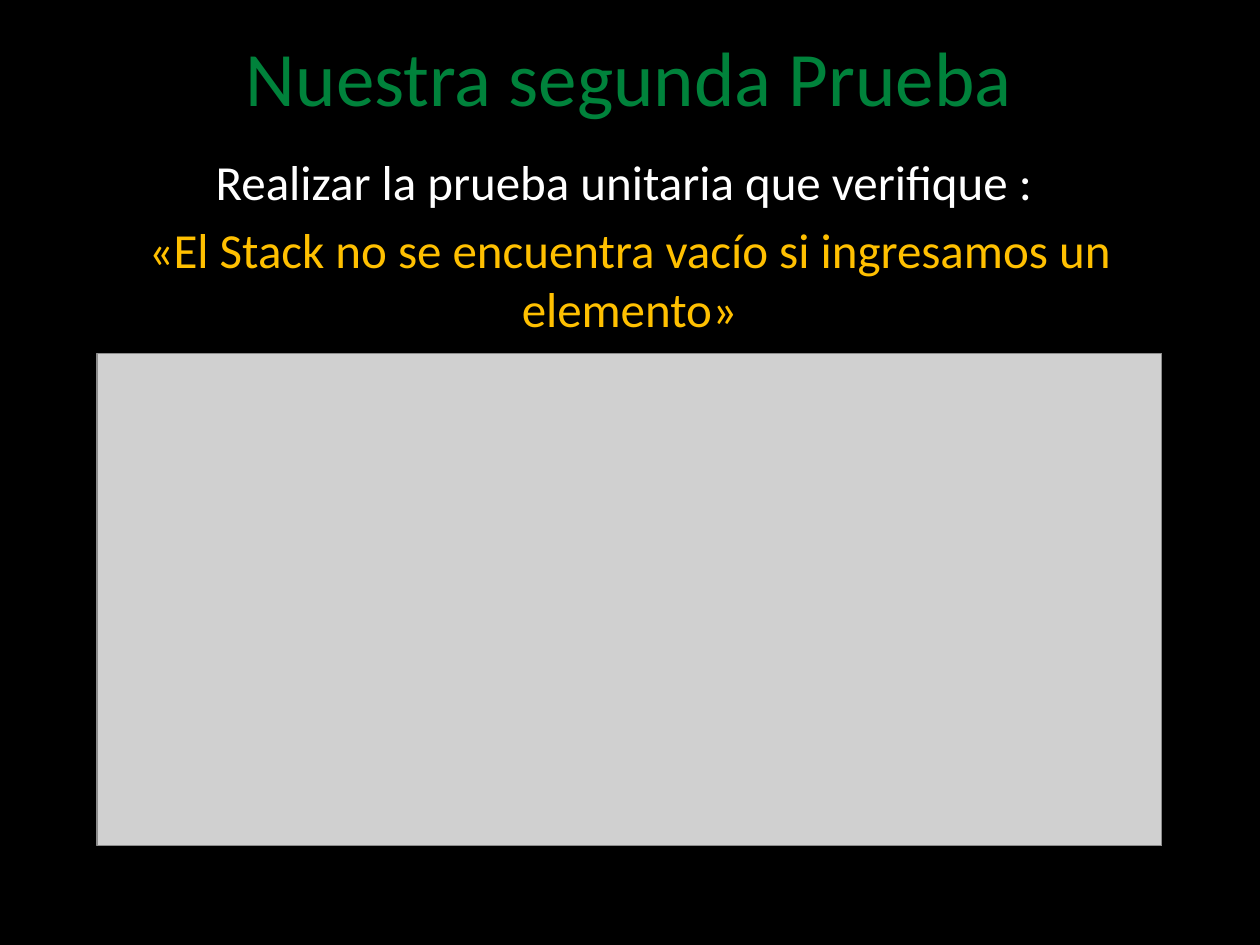
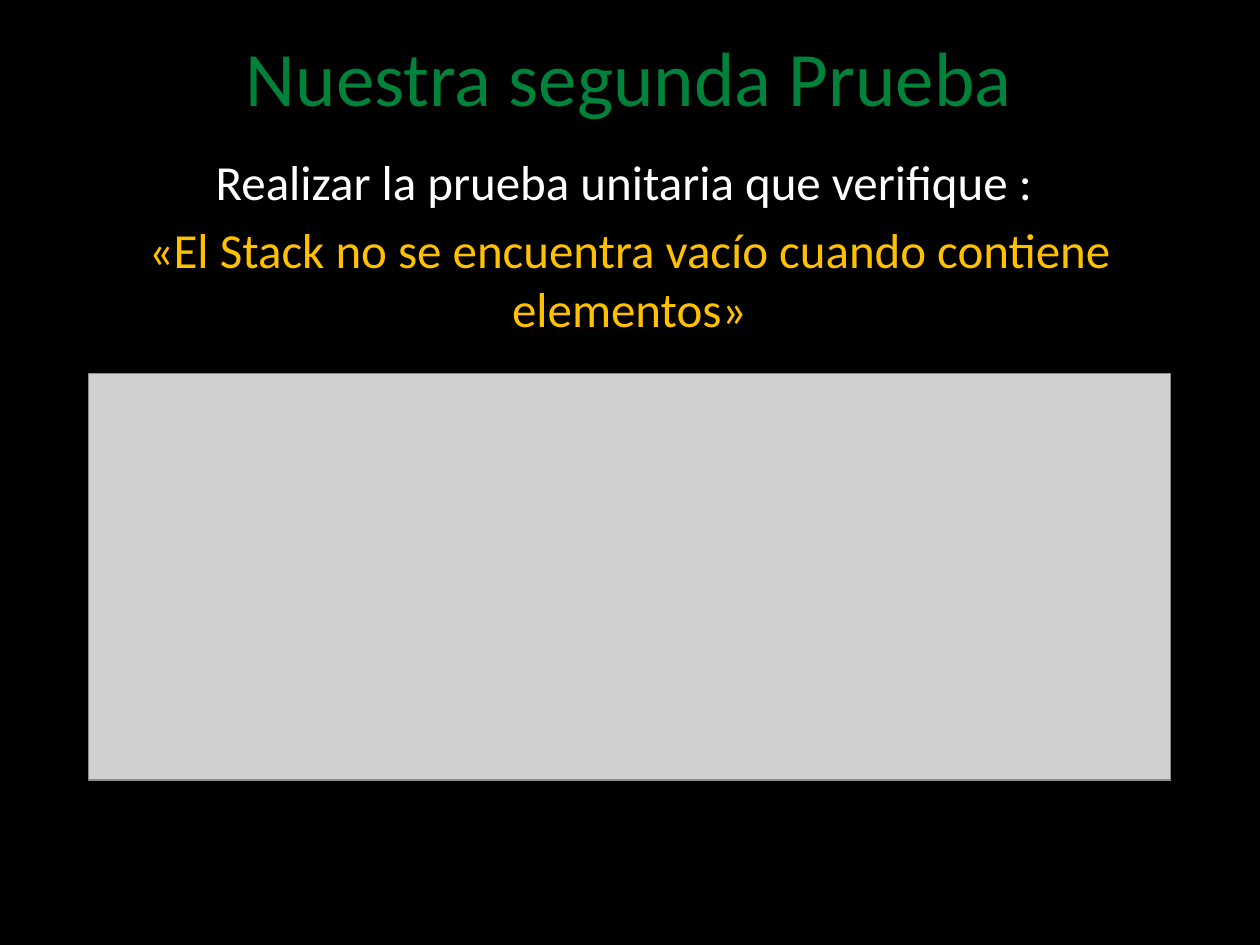
Before and after one commit to angelnunezsalazar/Test-Automation-Java, a slide deck: slide 19 of Diapositivas/1. Unit Testing.pptx (slide 18 before the commit). Drawn at 1260x945 pixels with LibreOffice and Linux fonts; fonts in the diff are those of the drawing; grey boxes stand for pictures; background and template pictures are left out. Boxes give left, top, right and bottom in pixels: in the first picture for what was removed or moved away, otherwise in the second. Text is boxed around its words. In the diff, an @@ line names an element or a change of style, - is before the commit and + after.

```diff
--- a/Diapositivas/1. Unit Testing.pptx
+++ b/Diapositivas/1. Unit Testing.pptx
@@ text at box(149, 234, 1110, 269): text changed @@
-«El Stack no se encuentra vacío si ingresamos un elemento»
+«El Stack no se encuentra vacío cuando contiene elementos»
@@ picture: place and size @@
-picture at box(97, 354, 1162, 847)
+picture at box(88, 373, 1171, 780)
```
Also in this commit, not shown: 10 other slides changed, 4 slides added, 3 slides removed, 13 other files.
